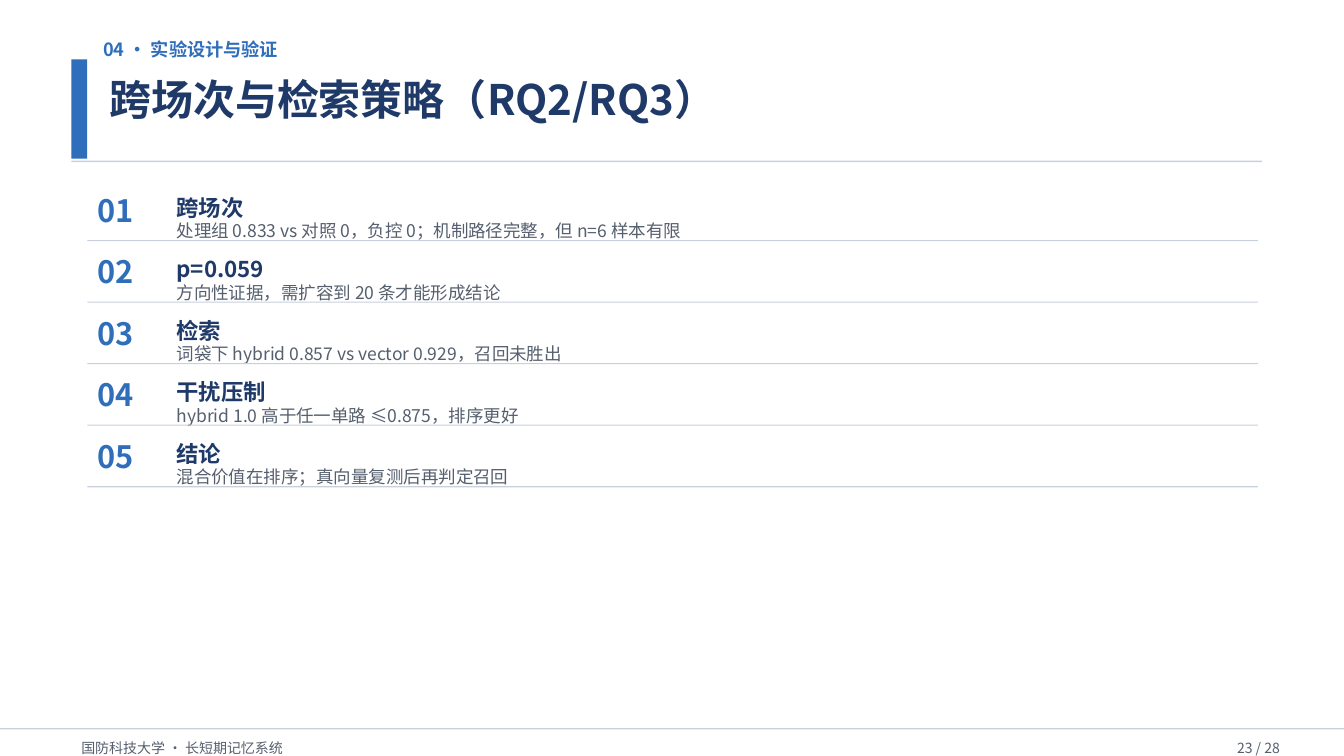
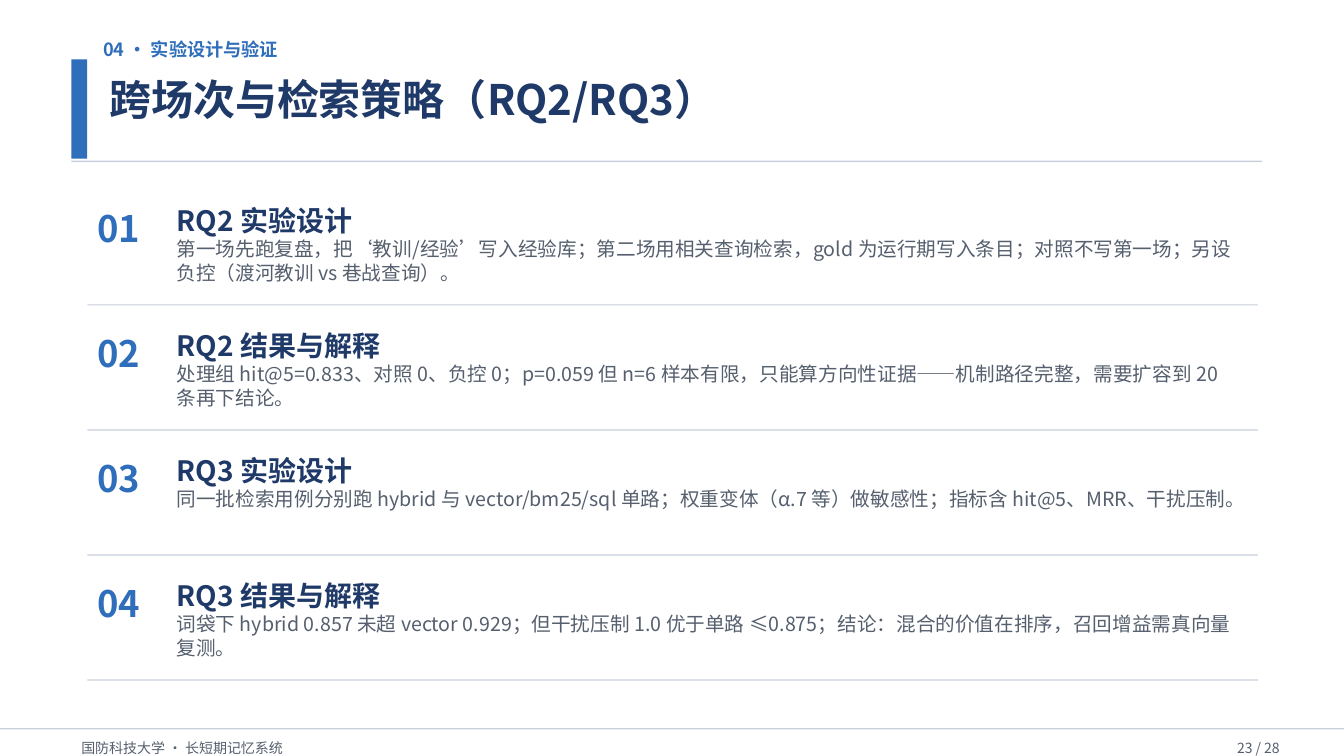
Before and after one commit to Outer-nebula-observer/yz-03, a slide deck: slide 23 of 汇报PPT/最终汇报成果.pptx. Drawn at 1344x756 pixels with LibreOffice and Linux fonts; fonts in the diff are those of the drawing. Boxes give left, top, right and bottom in pixels: in the first picture for what was removed or moved away, otherwise in the second. Text is boxed around its words. In the diff, an @@ line names an element or a change of style, - is before the commit and + after.

Commit message:
docs: 实验设计与验证四页重做——讲清实验设计、内容充实、竖向铺满

```diff
--- a/汇报PPT/最终汇报成果.pptx
+++ b/汇报PPT/最终汇报成果.pptx
@@ text "01" moved from (x1=97, y1=199, x2=133, y2=223) to (x1=97, y1=214, x2=140, y2=243) @@
@@ text removed at (x1=177, y1=197, x2=244, y2=218) @@
-跨场次
@@ text added at (x1=177, y1=207, x2=352, y2=237), 20 pt, text #1F3A68, bold @@
+RQ2 实验设计
@@ text removed at (x1=177, y1=222, x2=681, y2=241) @@
-处理组 0.833 vs 对照 0，负控 0；机制路径完整，但 n=6 样本有限
@@ text added at (x1=177, y1=236, x2=1231, y2=282), 14 pt, text #555F6E @@
+第一场先跑复盘，把‘教训/经验’写入经验库；第二场用相关查询检索，gold 为运行期写入条目；对照不写第一场；另设负控（渡河教训 vs 巷战查询）。
@@ text removed at (x1=177, y1=260, x2=264, y2=282) @@
-p=0.059
@@ text removed at (x1=177, y1=281, x2=500, y2=301) @@
-方向性证据，需扩容到 20 条才能形成结论
@@ text "02" moved from (x1=97, y1=260, x2=133, y2=284) to (x1=97, y1=339, x2=140, y2=368) @@
@@ rectangle moved from (x1=88, y1=301, x2=1258, y2=302) to (x1=88, y1=304, x2=1258, y2=306) @@
@@ text removed at (x1=177, y1=320, x2=222, y2=341) @@
-检索
@@ text removed at (x1=177, y1=345, x2=561, y2=364) @@
-词袋下 hybrid 0.857 vs vector 0.929，召回未胜出
@@ text added at (x1=177, y1=332, x2=380, y2=362), 20 pt, text #1F3A68, bold @@
+RQ2 结果与解释
@@ rectangle removed at (x1=88, y1=363, x2=1258, y2=364) @@
@@ text removed at (x1=177, y1=381, x2=266, y2=402) @@
-干扰压制
@@ text added at (x1=177, y1=361, x2=1218, y2=407), 14 pt, text #555F6E @@
+处理组 hit@5=0.833、对照 0、负控 0；p=0.059 但 n=6 样本有限，只能算方向性证据——机制路径完整，需要扩容到 20 条再下结论。
@@ text removed at (x1=177, y1=407, x2=518, y2=426) @@
-hybrid 1.0 高于任一单路 ≤0.875，排序更好
@@ rectangle moved from (x1=88, y1=424, x2=1258, y2=425) to (x1=88, y1=430, x2=1258, y2=431) @@
@@ text removed at (x1=97, y1=445, x2=133, y2=469) @@
-05
@@ text removed at (x1=177, y1=443, x2=222, y2=464) @@
-结论
@@ text "03" moved from (x1=97, y1=322, x2=133, y2=346) to (x1=97, y1=464, x2=140, y2=493) @@
@@ text removed at (x1=177, y1=468, x2=509, y2=487) @@
-混合价值在排序；真向量复测后再判定召回
@@ text added at (x1=177, y1=457, x2=352, y2=487), 20 pt, text #1F3A68, bold @@
+RQ3 实验设计
@@ text added at (x1=177, y1=486, x2=1245, y2=511), 14 pt, text #555F6E @@
+同一批检索用例分别跑 hybrid 与 vector/bm25/sql 单路；权重变体（α.7 等）做敏感性；指标含 hit@5、MRR、干扰压制。
@@ rectangle moved from (x1=88, y1=486, x2=1258, y2=487) to (x1=88, y1=555, x2=1258, y2=556) @@
@@ size 22 to 26 pt in 4 elements at (x1=97, y1=214, x2=140, y2=243), (x1=97, y1=339, x2=140, y2=368), (x1=97, y1=464, x2=140, y2=493), (x1=97, y1=589, x2=140, y2=618) @@
@@ text "04" moved from (x1=97, y1=383, x2=133, y2=407) to (x1=97, y1=589, x2=140, y2=618) @@
@@ text added at (x1=177, y1=582, x2=380, y2=612), 20 pt, text #1F3A68, bold @@
+RQ3 结果与解释
@@ text added at (x1=177, y1=611, x2=1230, y2=657), 14 pt, text #555F6E @@
+词袋下 hybrid 0.857 未超 vector 0.929；但干扰压制 1.0 优于单路 ≤0.875；结论：混合的价值在排序，召回增益需真向量复测。
@@ rectangle moved from (x1=88, y1=240, x2=1258, y2=241) to (x1=88, y1=680, x2=1258, y2=681) @@
```
Also in this commit, not shown: 4 other slides changed, 2 other files.
